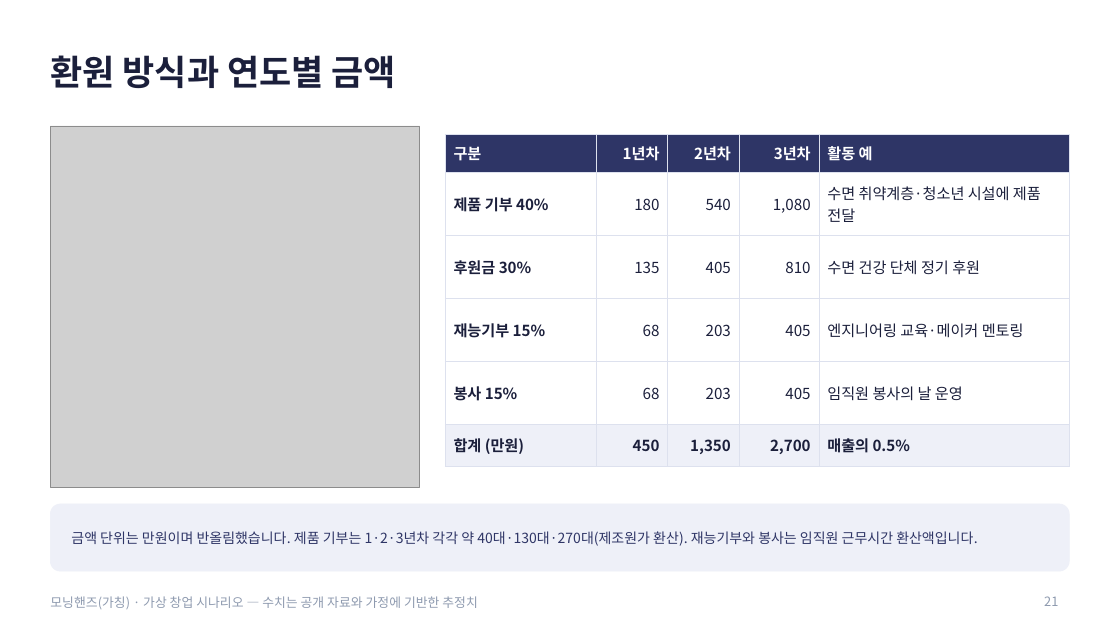
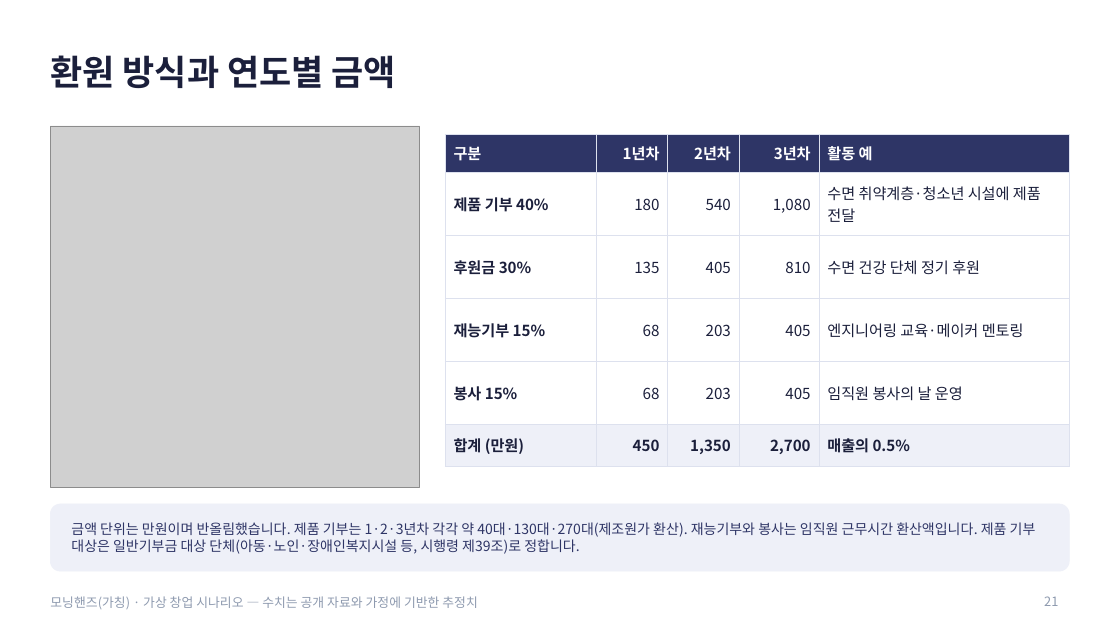
Before and after one commit to g975682-source/-, a slide deck: slide 21 of MorningHands_Business_Analysis.pptx. Drawn at 1120x630 pixels with LibreOffice and Linux fonts; fonts in the diff are those of the drawing; grey boxes stand for pictures. Boxes give left, top, right and bottom in pixels: in the first picture for what was removed or moved away, otherwise in the second. Text is boxed around its words. In the diff, an @@ line names an element or a change of style, - is before the commit and + after.

```diff
--- a/MorningHands_Business_Analysis.pptx
+++ b/MorningHands_Business_Analysis.pptx
@@ text at [71, 522, 1036, 554]: text changed @@
-금액 단위는 만원이며 반올림했습니다. 제품 기부는 1·2·3년차 각각 약 40대·130대·270대(제조원가 환산). 재능기부와 봉사는 임직원 근무시간 환산액입니다.
+금액 단위는 만원이며 반올림했습니다. 제품 기부는 1·2·3년차 각각 약 40대·130대·270대(제조원가 환산). 재능기부와 봉사는 임직원 근무시간 환산액입니다. 제품 기부 대상은 일반기부금 대상 단체(아동·노인·장애인복지시설 등, 시행령 제39조)로 정합니다.
```
Also in this commit, not shown: 2 other slides changed, 2 other files.
